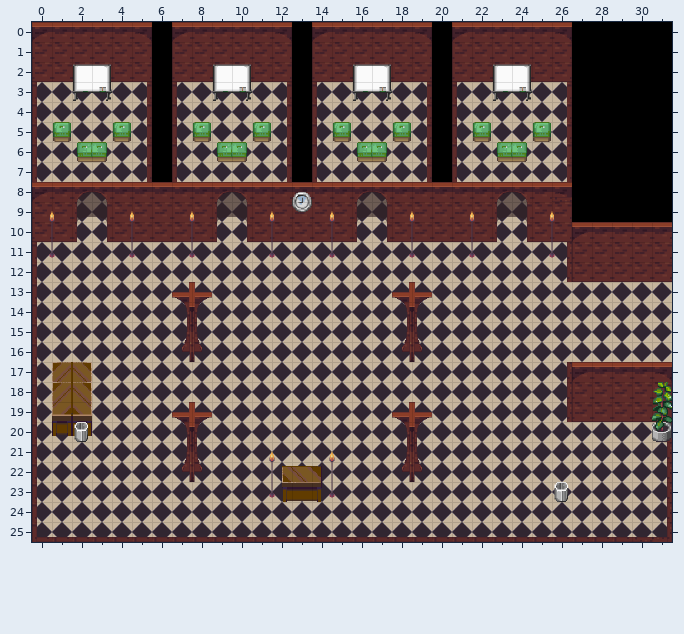
Tiled map, stored at conference.tmx. The first picture shows the starting point.
Cells are 32x32 px. Shown: x 0..31, y 0..25. Not drawn, because the pictures are missing: unchanged layer "trees".
Once edited:
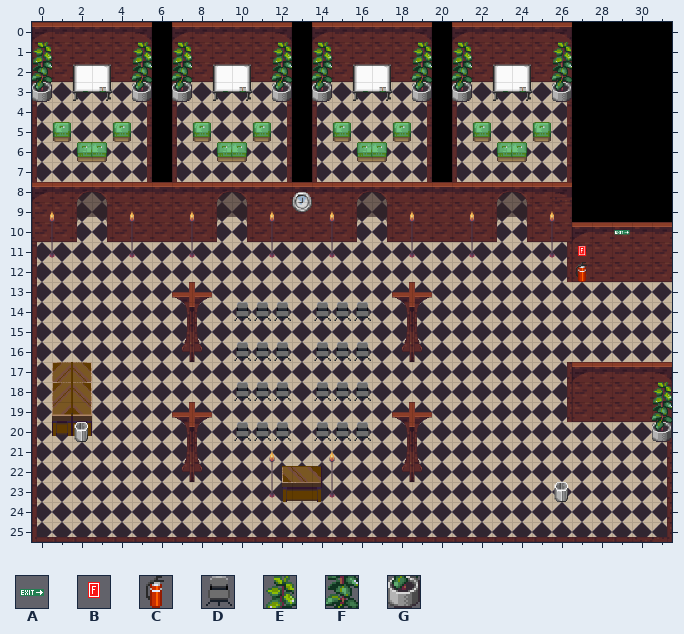
Key: from "cert_safety": A 4, B 19; from "tilesets_deviant_milkian_1": C 97, D 112, E 164, F 180, G 196.
_ is an empty cell.
Change:
Layer "furniture":
The author put tile D in row 14 at x 10 to 12 and 14 to 16; in row 16 at x 10 to 12 and 14 to 16; in row 18 at x 10 to 12 and 14 to 16; in row 20 at x 10 to 12 and 14 to 16.
Layer "decor":
The author put tile A in row 10 at x 29.
The author put tile B in row 11 at x 27.
The author put tile C in row 12 at x 27.
The author put tile E in row 1 at x 0, 5, 7, 12, 14, 19, 21 and 26.
The author put tile F in row 2 at x 0, 5, 7, 12, 14, 19, 21 and 26.
The author put tile G in row 3 at x 0, 5, 7, 12, 14, 19, 21 and 26.
